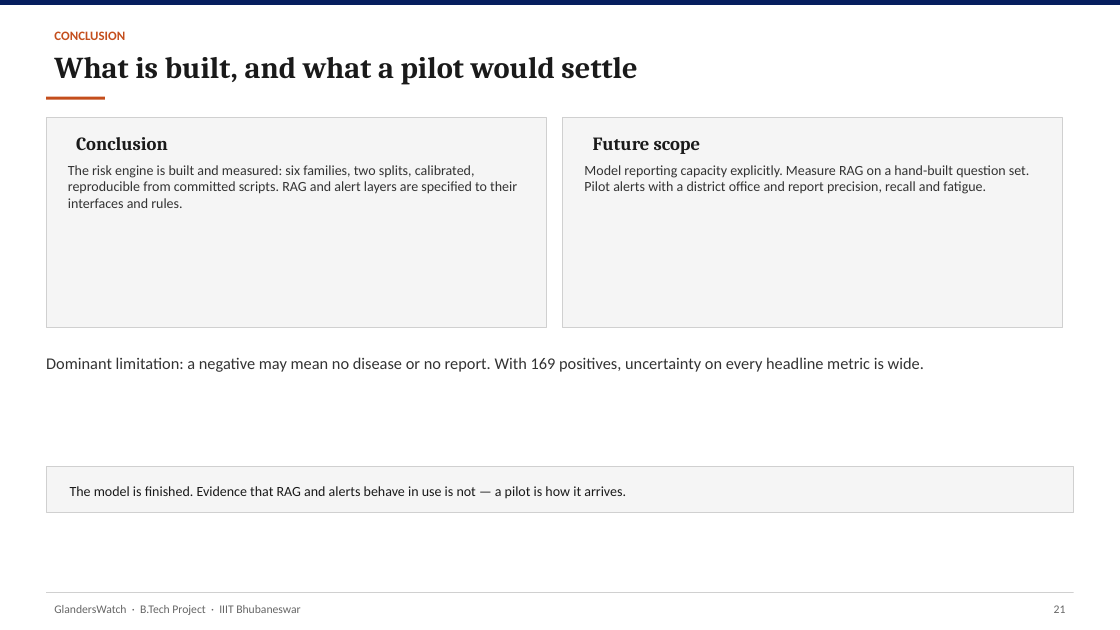
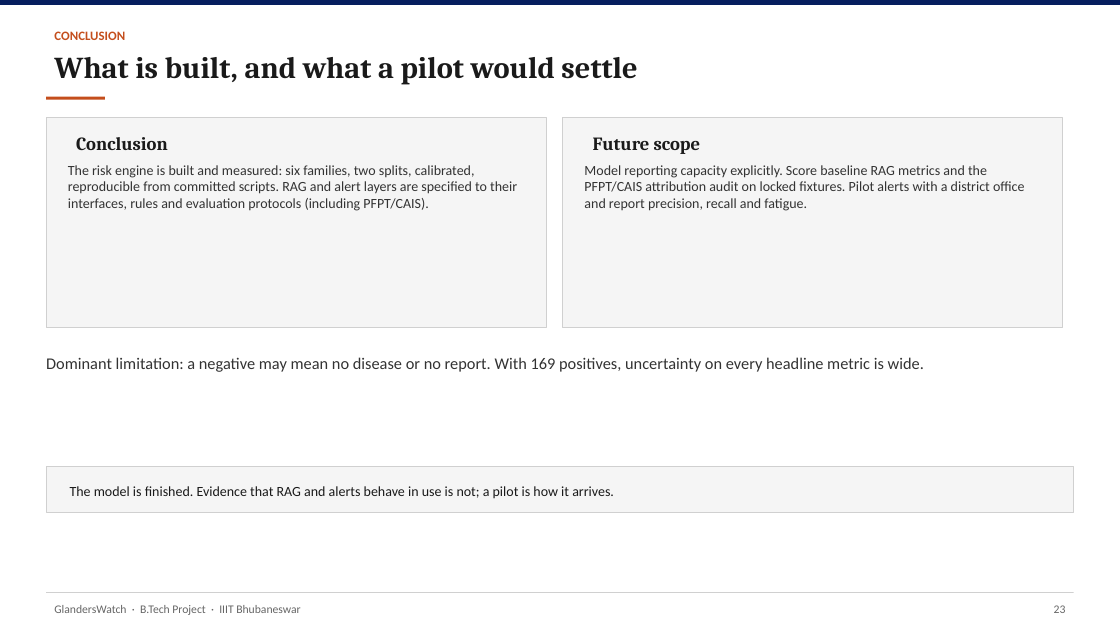
Before and after one commit to YuvrajSingh-mist/glandersWatch, a slide deck: slide 24 of slides/GlandersWatch_Deck.pptx (slide 22 before the commit). Drawn at 1120x630 pixels with LibreOffice and Linux fonts; fonts in the diff are those of the drawing. Boxes give left, top, right and bottom in pixels: in the first picture for what was removed or moved away, otherwise in the second. Text is boxed around its words. In the diff, an @@ line names an element or a change of style, - is before the commit and + after.

Commit message:
Align viva deck RAG slides with Final_v2 proposal content.
Add evidence-separation and PFPT/CAIS attribution-audit slides, refresh evaluation metrics and references, and retitle the RAG segment to the explanation layer.

```diff
--- a/slides/GlandersWatch_Deck.pptx
+++ b/slides/GlandersWatch_Deck.pptx
@@ text at (68, 165, 517, 211): text changed @@
-The risk engine is built and measured: six families, two splits, calibrated, reproducible from committed scripts. RAG and alert layers are specified to their interfaces and rules.
+The risk engine is built and measured: six families, two splits, calibrated, reproducible from committed scripts. RAG and alert layers are specified to their interfaces, rules and evaluation protocols (including PFPT/CAIS).
@@ text at (584, 165, 1025, 211): text changed @@
-Model reporting capacity explicitly. Measure RAG on a hand-built question set. Pilot alerts with a district office and report precision, recall and fatigue.
+Model reporting capacity explicitly. Score baseline RAG metrics and the PFPT/CAIS attribution audit on locked fixtures. Pilot alerts with a district office and report precision, recall and fatigue.
@@ text at (70, 486, 614, 498): text changed @@
-The model is finished. Evidence that RAG and alerts behave in use is not — a pilot is how it arrives.
+The model is finished. Evidence that RAG and alerts behave in use is not; a pilot is how it arrives.
@@ text at (1054, 605, 1066, 613): text changed @@
-21
+23
```
Also in this commit, not shown: 11 other slides changed, 2 slides added, 1 other file.
